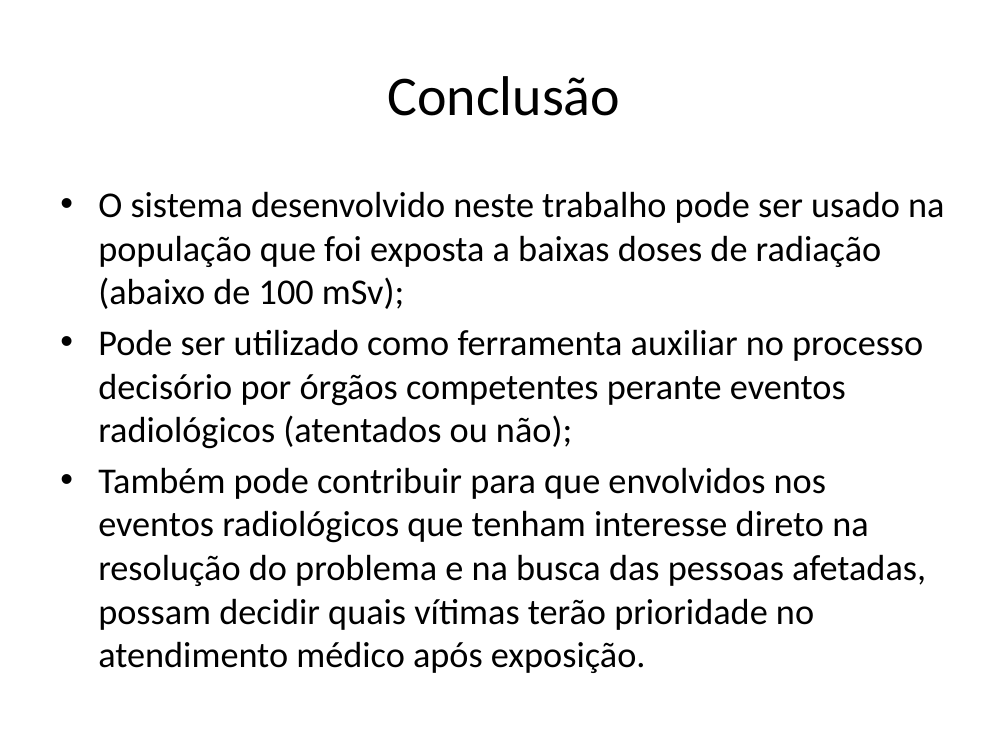
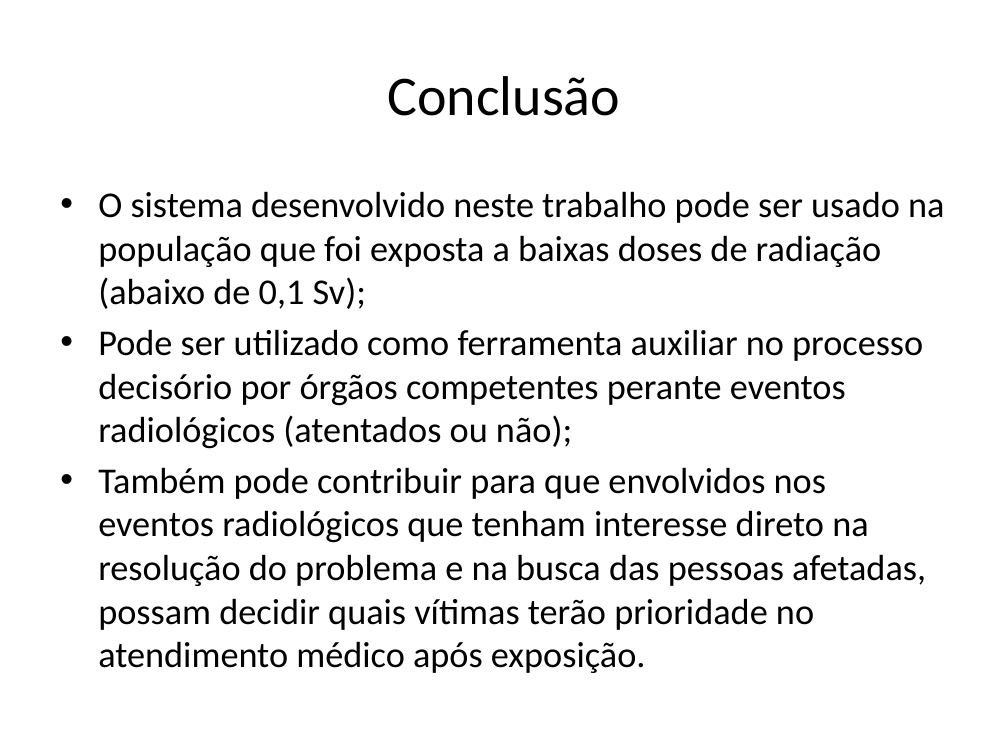
Before and after one commit to dioferreira/tcc, a slide deck: slide 40 of TCC_apresentação.pptx (slide 43 before the commit). Drawn at 1008x756 pixels with LibreOffice and Linux fonts; fonts in the diff are those of the drawing. Boxes give left, top, right and bottom in pixels: in the first picture for what was removed or moved away, otherwise in the second. Text is boxed around its words. In the diff, an @@ line names an element or a change of style, - is before the commit and + after.

```diff
--- a/TCC_apresentação.pptx
+++ b/TCC_apresentação.pptx
@@ text at (98, 191, 944, 309): text changed @@
-• O sistema desenvolvido neste trabalho pode ser usado na população que foi exposta a baixas doses de radiação (abaixo de 100 mSv);
+• O sistema desenvolvido neste trabalho pode ser usado na população que foi exposta a baixas doses de radiação (abaixo de 0,1 Sv);
```
Also in this commit, not shown: 10 other slides changed, 3 slides removed.
